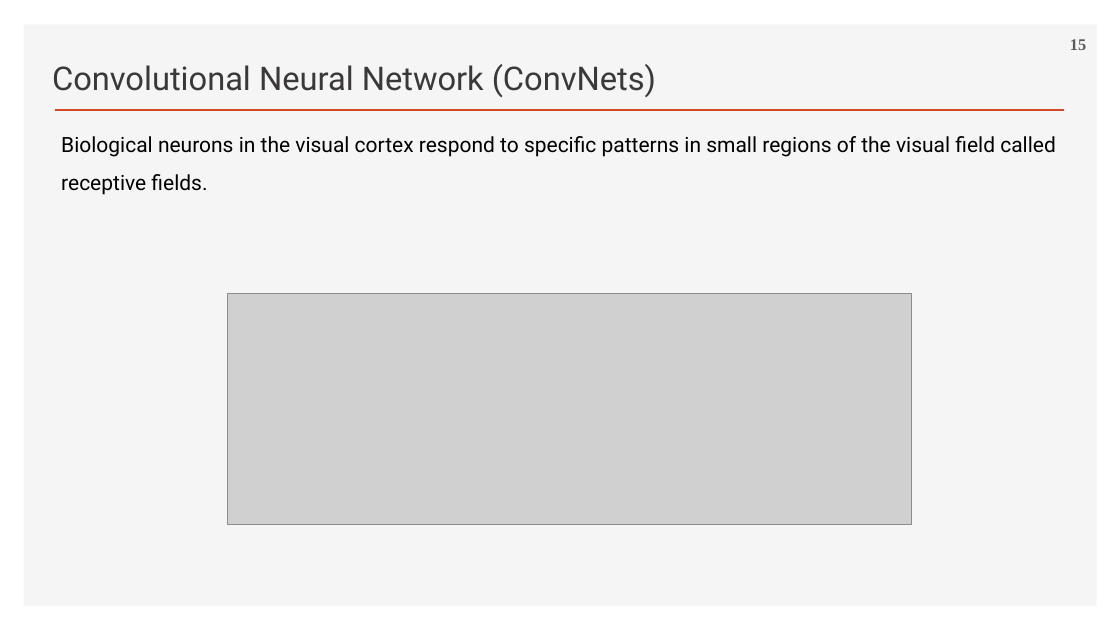
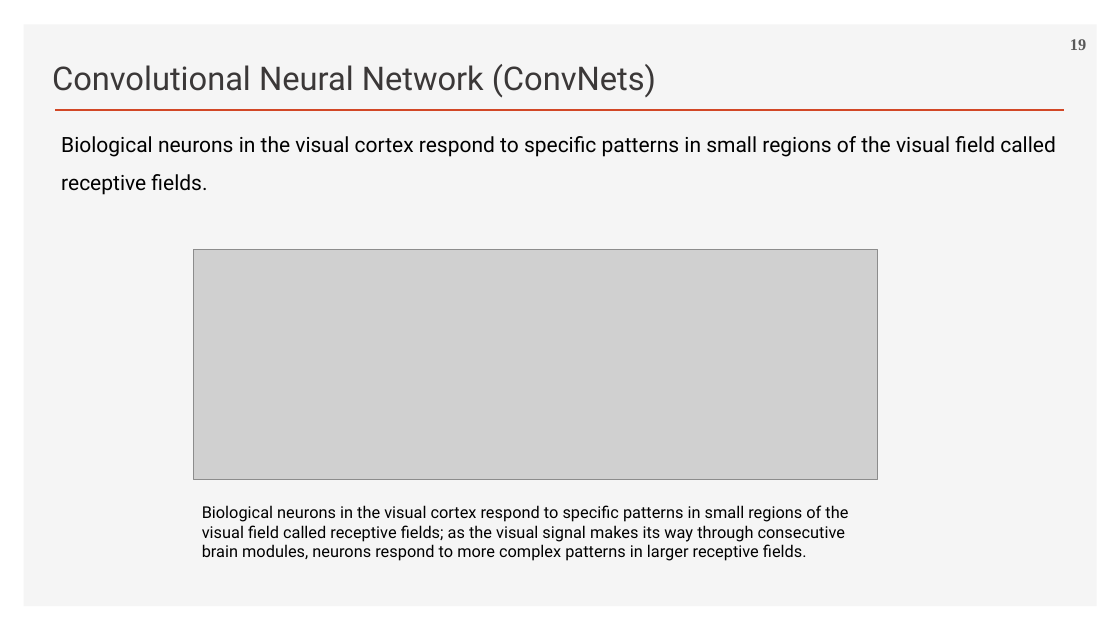
Before and after one commit to ancestor9/2026_Fall_Deep-Learning-with-Python, a slide deck: slide 19 of Chapter 08 Image Classification.pptx (slide 15 before the commit). Drawn at 1120x630 pixels with LibreOffice and Linux fonts; fonts in the diff are those of the drawing; grey boxes stand for pictures; background and template pictures are left out. Boxes give left, top, right and bottom in pixels: in the first picture for what was removed or moved away, otherwise in the second. Text is boxed around its words. In the diff, an @@ line names an element or a change of style, - is before the commit and + after.

```diff
--- a/Chapter 08 Image Classification.pptx
+++ b/Chapter 08 Image Classification.pptx
@@ page number at (x1=1070, y1=39, x2=1086, y2=50): text changed @@
-15
+19
@@ picture moved from (x1=228, y1=294, x2=912, y2=524) to (x1=193, y1=250, x2=877, y2=480) @@
@@ text added at (x1=202, y1=505, x2=848, y2=561), 14 pt, text #000000 @@
+Biological neurons in the visual cortex respond to specific patterns in small regions of the visual field called receptive fields; as the visual signal makes its way through consecutive brain modules, neurons respond to more complex patterns in larger receptive fields.
```
Also in this commit, not shown: 2 other slides changed, 8 slides added.
